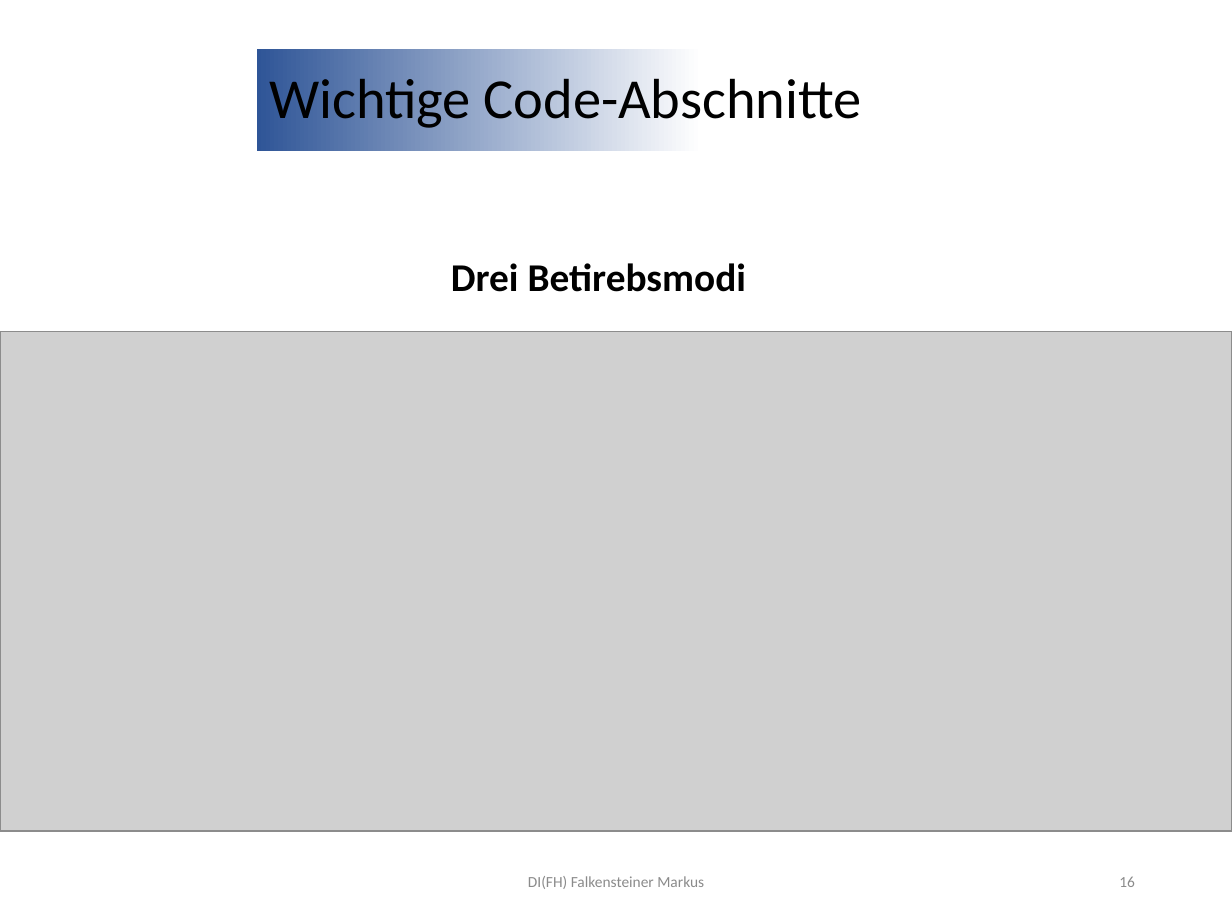
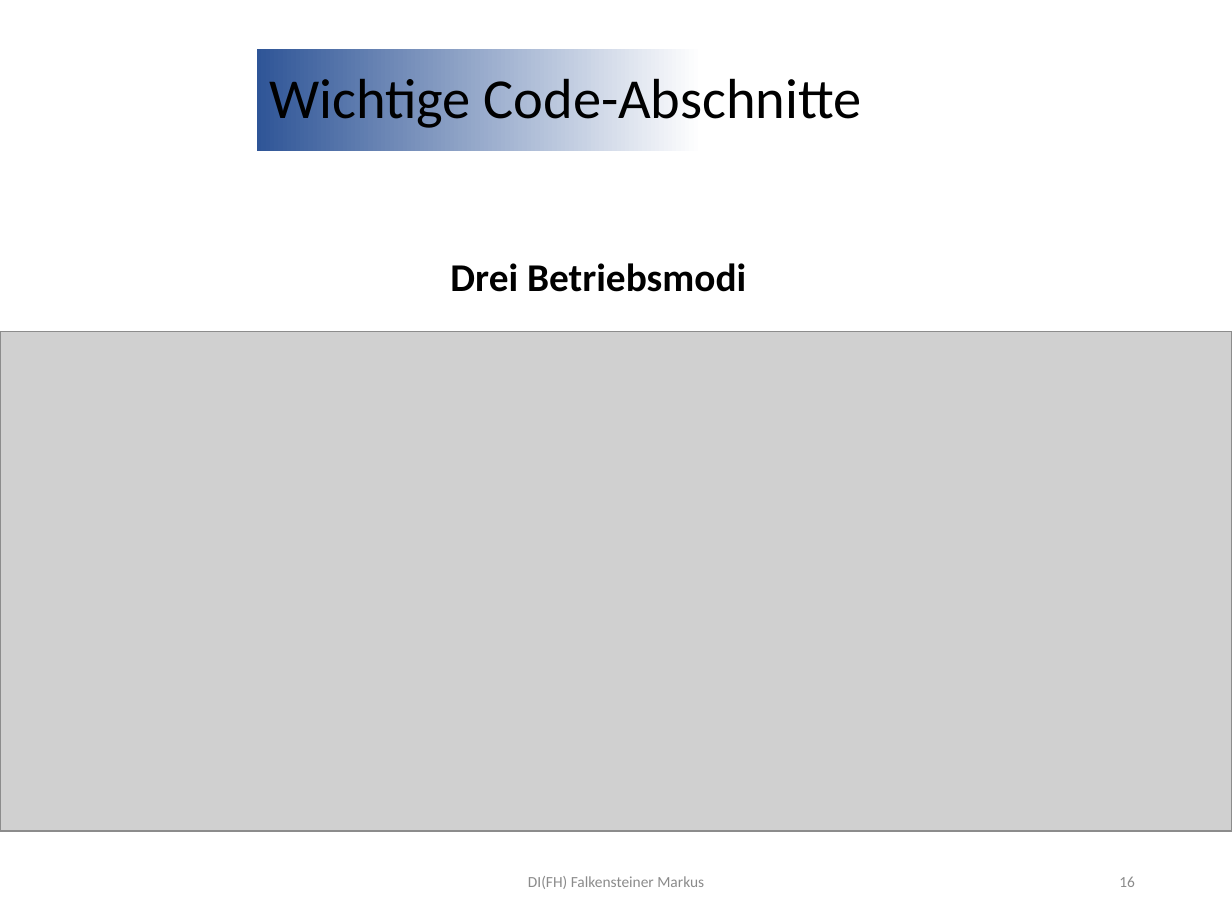
Before and after one commit to jonasaberger/SYP4_MBOT_G1, a slide deck: slide 16 of 02_Backend/!_Docs/INF4_SYP_Gruppe1_Abschlusspräsentation.pptx. Drawn at 1232x924 pixels with LibreOffice and Linux fonts; fonts in the diff are those of the drawing; grey boxes stand for pictures; background and template pictures are left out. Boxes give left, top, right and bottom in pixels: in the first picture for what was removed or moved away, otherwise in the second. Text is boxed around its words. In the diff, an @@ line names an element or a change of style, - is before the commit and + after.

```diff
--- a/02_Backend/!_Docs/INF4_SYP_Gruppe1_Abschlusspräsentation.pptx
+++ b/02_Backend/!_Docs/INF4_SYP_Gruppe1_Abschlusspräsentation.pptx
@@ text at [450,263,746,292]: text changed @@
-Drei Betirebsmodi
+Drei Betriebsmodi
```
Also in this commit, not shown: 1 other file.
